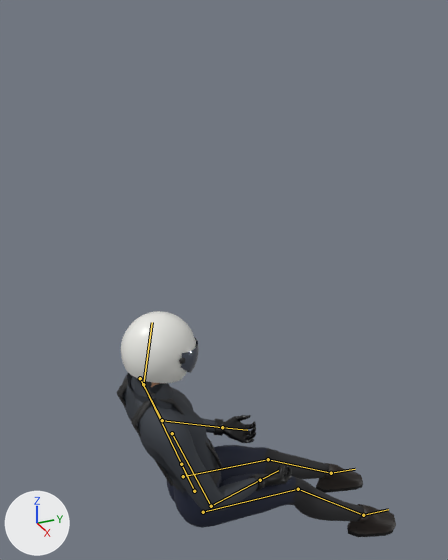
The Blender file assets/source/pilot.blend, before and after one commit.
Camera for both pictures: a 50 mm lens placed at (1.86, -0.31, 0.03), pointed at (-0.14, 0.59, -0.97). The axes (+X, +Y, +Z) are drawn at lower left. The lights are the same throughout. The older version comes first. Both versions are drawn at frame 1 of the action 'sit'; the numbers are the values there. The bones that change, and the others that lie on the model, are drawn over the model as lines.

Objects in the first picture: 'Helmet', 'PilotBody'.
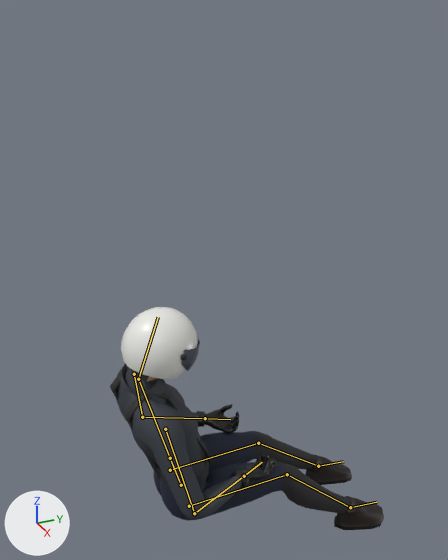
The edits, one by one:
Bone 'Hips' (bone_hips) moves from (0.0, -0.798, 0.2) to (0.0, -0.744, 0.141).
Bone 'Hips' (bone_hips) turns from (-19, 0, 0) to (-16, 0, 0) degrees about its own x, y and z.
Bone 'Spine' (bone_spine) is rescaled from (1.0, 1.07, 1.0) to (1.0, 1.0, 1.0).
Bone 'Head' (bone_head) turns from (31, 0, 0) to (36, 0, 0) degrees about its own x, y and z.
Bone 'Head' (bone_head) is rescaled from (1.0, 0.95, 0.99) to (1.0, 1.0, 1.0).
Bone 'UpperArm.L' (bone_upperarm_l) moves from (-0.004, -0.005, 0.0) to (0.0, 0.0, 0.0).
Bone 'UpperArm.L' (bone_upperarm_l) turns from (-1, 34, -26) to (-8, 33, -25) degrees about its own x, y and z.
Bone 'UpperArm.L' (bone_upperarm_l) is rescaled from (1.0, 0.94, 1.0) to (1.0, 1.0, 1.0).
Bone 'Forearm.L' (bone_forearm_l) turns from (30, -41, -21) to (57, -39, -44) degrees about its own x, y and z.
Bone 'Hand.L' (bone_hand_l) turns from (0, -45, 0) to (0, -56, 0) degrees about its own x, y and z.
Bone 'UpperArm.R' (bone_upperarm_r) moves from (0.004, -0.005, 0.0) to (0.0, 0.0, 0.0).
Bone 'UpperArm.R' (bone_upperarm_r) turns from (-1, -34, 26) to (-8, -33, 25) degrees about its own x, y and z.
Bone 'UpperArm.R' (bone_upperarm_r) is rescaled from (1.0, 0.94, 1.0) to (1.0, 1.0, 1.0).
Bone 'Forearm.R' (bone_forearm_r) turns from (30, 41, 21) to (57, 39, 44) degrees about its own x, y and z.
Bone 'Hand.R' (bone_hand_r) turns from (0, 45, 0) to (0, 56, 0) degrees about its own x, y and z.
Bone 'Thigh.L' (bone_thigh_l) turns from (57, 0, 0) to (68, -3, -5) degrees about its own x, y and z.
Bone 'Shin.L' (bone_shin_l) turns from (-16, -2, -1) to (-30, 3, -1) degrees about its own x, y and z.
Bone 'Foot.L' (bone_foot_l) turns from (-70, 0, -4) to (-64, 0, -3) degrees about its own x, y and z.
Bone 'Thigh.R' (bone_thigh_r) turns from (62, 0, -1) to (72, 3, 5) degrees about its own x, y and z.
Bone 'Shin.R' (bone_shin_r) turns from (-27, 3, 2) to (-37, -3, 2) degrees about its own x, y and z.
Bone 'Foot.R' (bone_foot_r) turns from (-64, 0, 3) to (-60, 0, 3) degrees about its own x, y and z.

What differs and where, as boxes [x1, y1, x2, y2] in the pictures (448 x 560 px):
'PilotBody', posed: before [117, 373, 396, 537]; after [110, 364, 384, 530]
'Helmet', posed: before [121, 311, 199, 405]; after [121, 307, 200, 399]
bone 'Hips', root to tip: before (194, 491) to (185, 472); after (181, 485) to (172, 464)
bone 'Spine', root to tip: before (194, 491) to (181, 464); after (181, 485) to (170, 458)
bone 'Head', root to tip: before (143, 384) to (152, 322); after (138, 379) to (158, 317)
bone 'UpperArm.L', root to tip: before (140, 378) to (162, 420); after (134, 374) to (142, 417)
bone 'Forearm.L', root to tip: before (162, 420) to (222, 427); after (142, 417) to (205, 418)
bone 'Hand.L', root to tip: before (222, 427) to (247, 430); after (205, 418) to (230, 419)
bone 'UpperArm.R', root to tip: before (172, 433) to (211, 506); after (165, 429) to (194, 513)
bone 'Forearm.R', root to tip: before (211, 506) to (260, 480); after (194, 513) to (244, 476)
bone 'Hand.R', root to tip: before (260, 480) to (278, 470); after (244, 476) to (262, 462)
bone 'Thigh.L', root to tip: before (183, 476) to (268, 459); after (170, 470) to (258, 443)
bone 'Shin.L', root to tip: before (268, 459) to (331, 473); after (258, 443) to (318, 466)
bone 'Foot.L', root to tip: before (331, 473) to (355, 469); after (318, 466) to (343, 461)
bone 'Thigh.R', root to tip: before (203, 512) to (298, 489); after (189, 506) to (287, 474)
bone 'Shin.R', root to tip: before (298, 489) to (363, 515); after (287, 474) to (350, 507)
bone 'Foot.R', root to tip: before (363, 515) to (388, 509); after (350, 507) to (376, 502)
